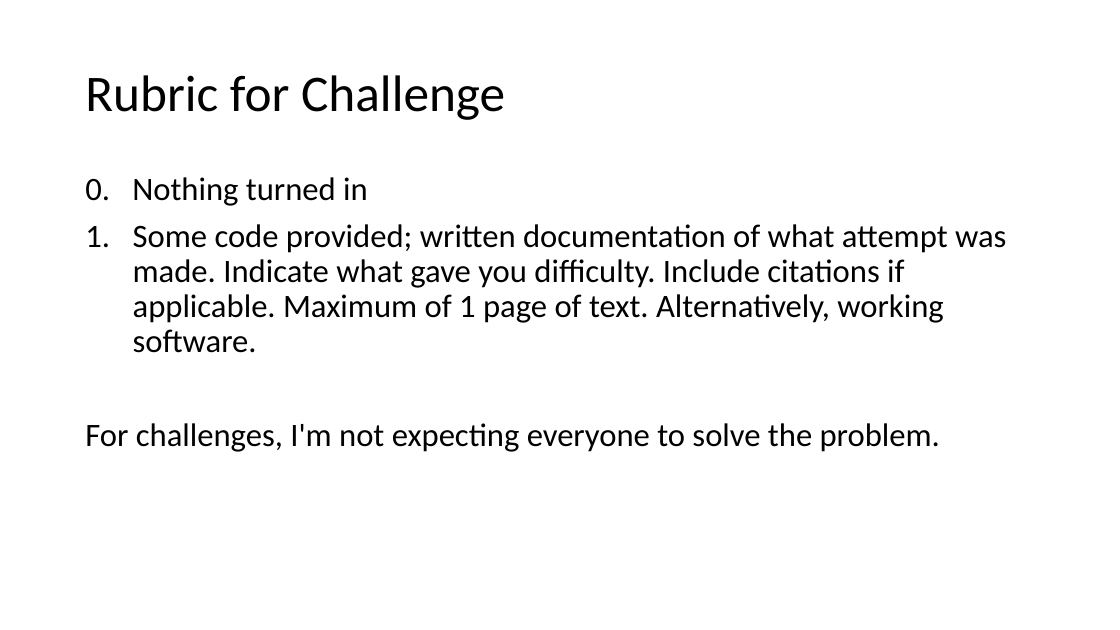
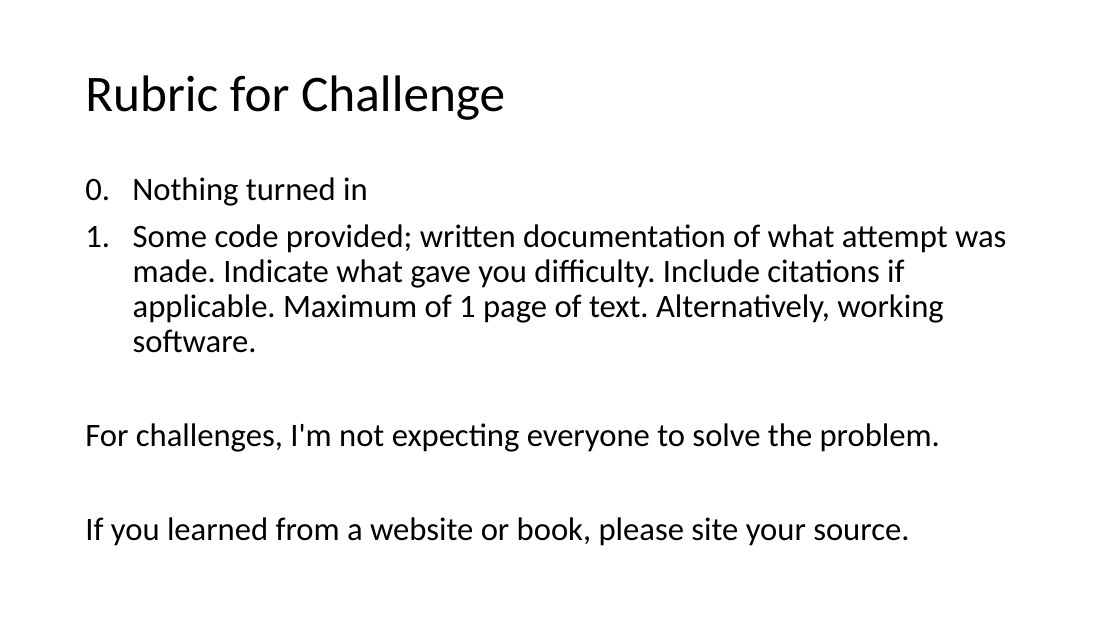
Before and after one commit to umbcdata601/fall2018, a slide deck: slide 67 of lecture_notes/class_notes_2_python.pptx. Drawn at 1120x630 pixels with LibreOffice and Linux fonts; fonts in the diff are those of the drawing. Boxes give left, top, right and bottom in pixels: in the first picture for what was removed or moved away, otherwise in the second. Text is boxed around its words. In the diff, an @@ line names an element or a change of style, - is before the commit and + after.

```diff
--- a/lecture_notes/class_notes_2_python.pptx
+++ b/lecture_notes/class_notes_2_python.pptx
@@ text at [85,517,909,546]: paragraph added @@
+If you learned from a website or book, please site your source.
```
Also in this commit, not shown: 7 other slides changed, 2 slides added, 4 other files.
